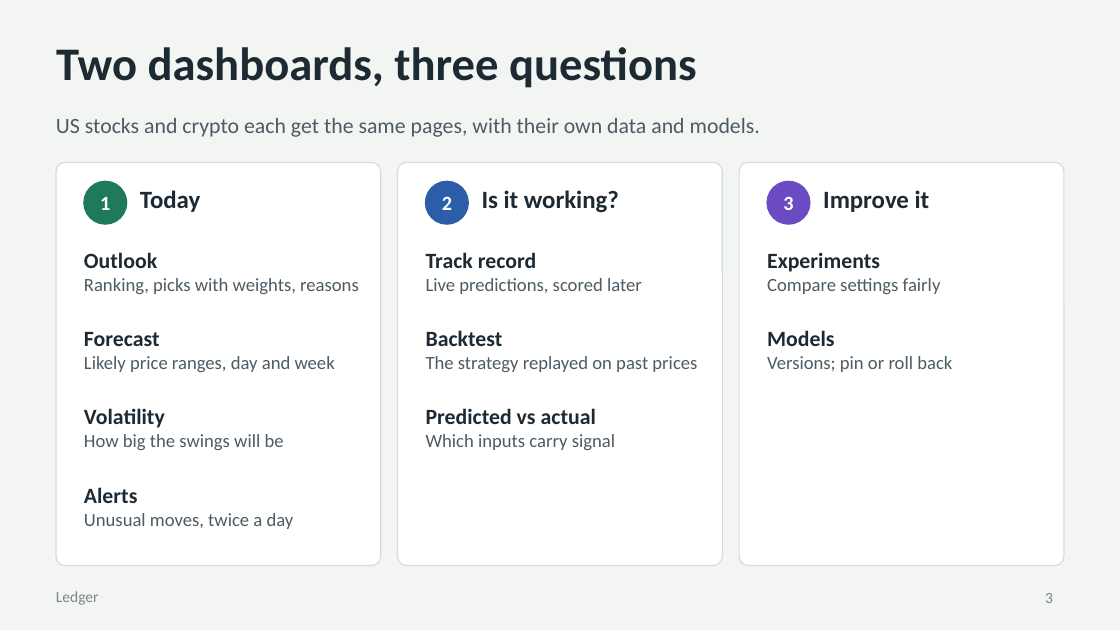
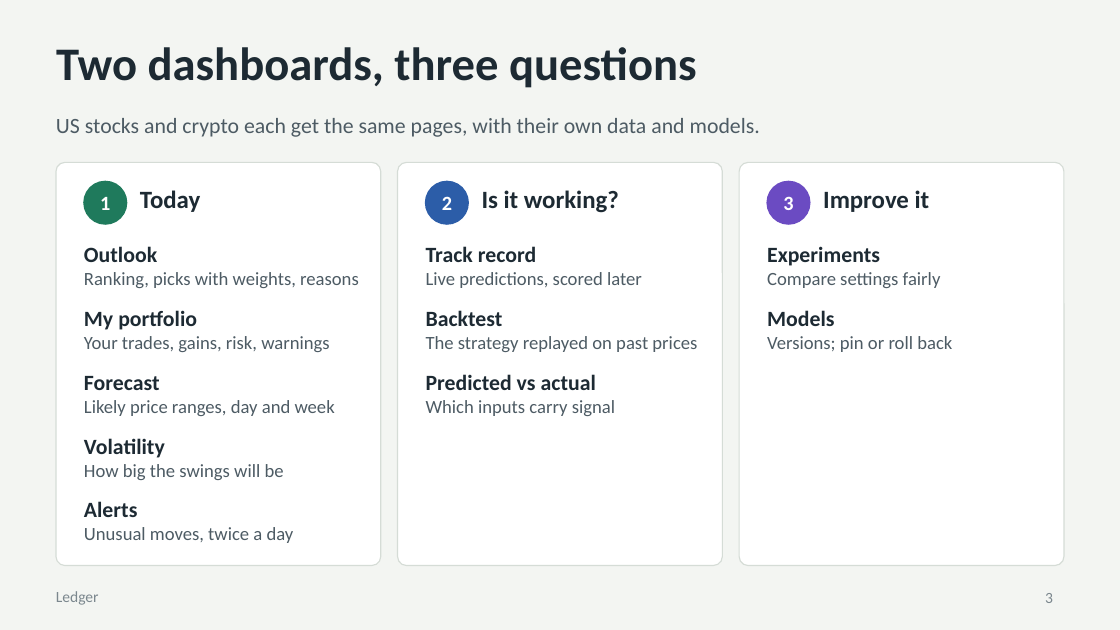
Before and after one commit to elyr/stock-market-predictor, a slide deck: slide 3 of docs/presentation/Ledger.pptx. Drawn at 1120x630 pixels with LibreOffice and Linux fonts; fonts in the diff are those of the drawing. Boxes give left, top, right and bottom in pixels: in the first picture for what was removed or moved away, otherwise in the second. Text is boxed around its words. In the diff, an @@ line names an element or a change of style, - is before the commit and + after.

```diff
--- a/docs/presentation/Ledger.pptx
+++ b/docs/presentation/Ledger.pptx
@@ text "Outlook" moved from (x1=84, y1=252, x2=359, y2=294) to (x1=84, y1=246, x2=359, y2=288) @@
@@ text "Track record" moved from (x1=426, y1=252, x2=642, y2=294) to (x1=426, y1=246, x2=642, y2=288) @@
@@ text "Experiments" moved from (x1=767, y1=252, x2=941, y2=294) to (x1=767, y1=246, x2=941, y2=288) @@
@@ text added at (x1=84, y1=310, x2=329, y2=352), 12 pt, text #4D5B64 @@
+My portfolio
+Your trades, gains, risk, warnings
@@ text "Backtest" moved from (x1=426, y1=330, x2=697, y2=372) to (x1=426, y1=310, x2=697, y2=352) @@
@@ text "Models" moved from (x1=767, y1=330, x2=952, y2=372) to (x1=767, y1=310, x2=952, y2=352) @@
@@ text "Forecast" moved from (x1=84, y1=332, x2=335, y2=372) to (x1=84, y1=376, x2=335, y2=416) @@
@@ text "Predicted vs actual" moved from (x1=426, y1=408, x2=615, y2=450) to (x1=426, y1=374, x2=615, y2=416) @@
@@ text "Volatility" moved from (x1=84, y1=408, x2=284, y2=450) to (x1=84, y1=438, x2=284, y2=480) @@
@@ text "Alerts" moved from (x1=84, y1=487, x2=294, y2=529) to (x1=84, y1=501, x2=294, y2=543) @@
```
Also in this commit, not shown: 24 other files.
